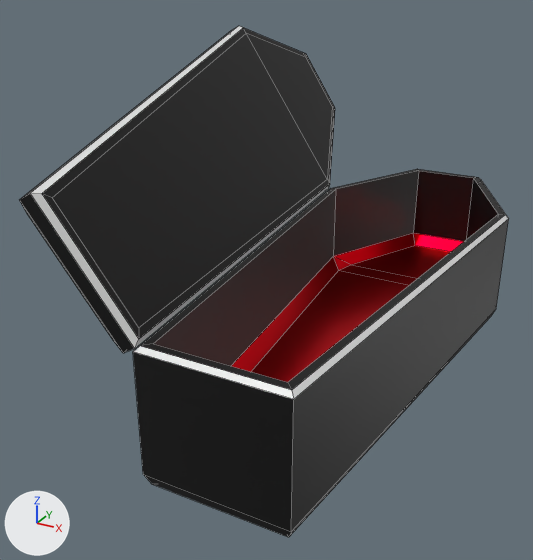
Renders of the Blender file Assets/blend files/coffin.blend from each side of a commit.
Before and after are seen from a camera (50 mm lens) standing at (0.26, -0.84, 2.71) and looking at (-1.07, 1.57, 1.51). Every picture has the same lights, and +X, +Y and +Z are marked at lower left. Mesh edges are drawn as thin lines.

The older version as bpy lines, for what is in view:
```python
me_cube_002 = bpy.data.meshes.new('Cube.002')
me_cube_002.from_pydata(...)  # 122 vertices, 117 faces; spans x -2.29..1.09, y -1.2..4.79, z 0.0..3.17
# faces by material slot: [64, 34, 19]
me_cube_002.materials.append(mat_material_001)  # black #000000
me_cube_002.materials.append(mat_material)  # white #e7e7e7
me_cube_002.materials.append(mat_material_002)  # red #ff0018
ob_cube = bpy.data.objects.new('Cube', me_cube_002)
ob_cube.location = (-0.738, 1.037, 1.144)
ob_cube.scale = (0.4, 0.4, 0.4)
```
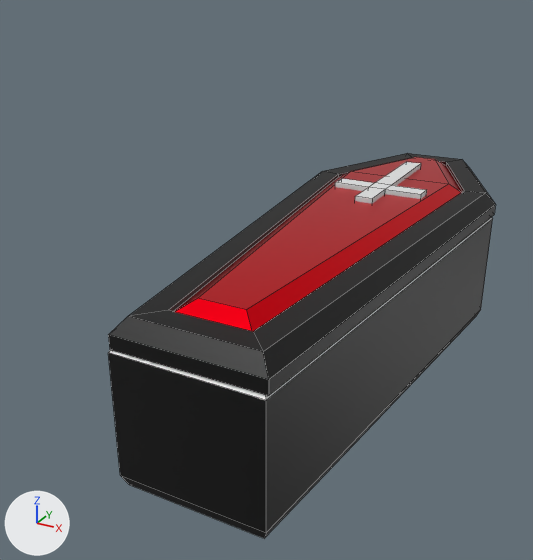
Commit message: coffin updated

Scene script edits in JSON lines:
```json
{"block": "me_cube_002", "where": "me_cube_002.from_pydata(...)  # 122 vertices, 117 faces; spans x -2.29..1.09, y -1.2..4.79, z 0.0..3.17"}
{"block": "me_cube_002", "where": "# used by ob_cube; location = (-0.738, 1.037, 1.144); scale = (0.4, 0.4, 0.4)"}
{"block": "me_cube_002", "change": "me_cube_002 part 1: the loose piece of 48 vertices spanning x -2.29..-0.63, y -1.2..4.67, z 1.23..3.17 is multiplied about its middle by the matrix ((-0.481, -0.148, 0.864), (-0.148, 0.985, 0.087), (-0.864, -0.086, -0.495)), then moved by (1.6, 0.16, -0.89)"}
{"block": "me_cube_002", "change": "me_cube_002 part 2: the loose piece of 24 vertices spanning x -2.07..-1.41, y 2.05..3.65, z 1.57..2.52 is multiplied about its middle by the matrix ((-0.481, -0.148, 0.864), (-0.148, 0.985, 0.087), (-0.864, -0.086, -0.495)), then moved by (1.7, 0.17, -0.51)"}
{"op": "set", "path": "ob_cube.location", "old": "(-0.738, 1.037, 1.144)", "new": "(-0.799, 0.999, 1.144)"}
```

Changed parts and their boxes (x1, y1, x2, y2) in the pictures (533 x 560 px; the box of a moved part takes in the faces that stretch with it):
```json
{"object": "Cube", "change": "reshaped, moved", "before": [19, 26, 509, 537], "after": [108, 153, 496, 538], "on screen": "21% narrower, 25% shorter"}
{"part": 1, "of": "me_cube_002", "change": "moved or reshaped", "before": [19, 26, 335, 353], "after": [108, 153, 496, 396]}
{"part": 2, "of": "me_cube_002", "change": "moved or reshaped", "after": [335, 162, 427, 204], "on screen": "not visible before"}
```
